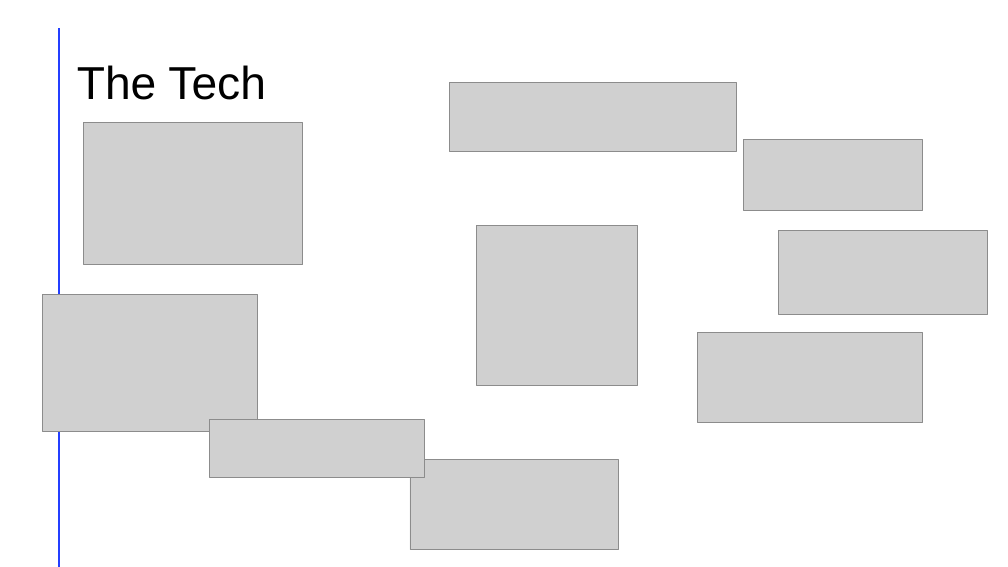
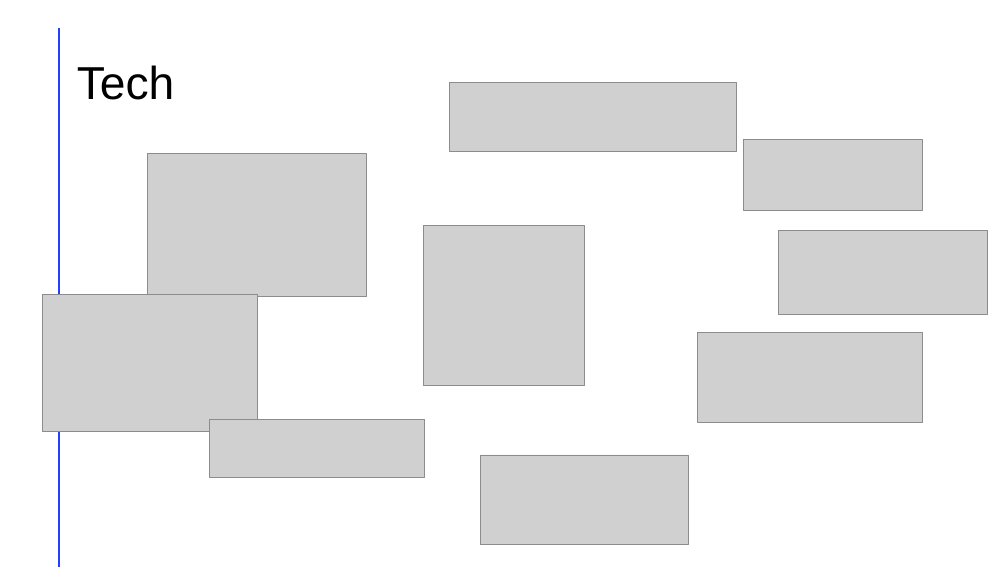
Before and after one commit to chad-hub/wasted_energy, a slide deck: slide 6 of Wasted Energy.pptx. Drawn at 1008x567 pixels with LibreOffice and Linux fonts; fonts in the diff are those of the drawing; grey boxes stand for pictures. Boxes give left, top, right and bottom in pixels: in the first picture for what was removed or moved away, otherwise in the second. Text is boxed around its words. In the diff, an @@ line names an element or a change of style, - is before the commit and + after.

```diff
--- a/Wasted Energy.pptx
+++ b/Wasted Energy.pptx
@@ title at [77, 65, 175, 100]: text changed @@
-The Tech
+Tech
@@ picture: place and size @@
-picture at [84, 123, 303, 265]
+picture at [147, 154, 367, 297]
@@ picture: place and size @@
-picture at [476, 225, 637, 386]
+picture at [423, 225, 585, 386]
@@ picture: place and size @@
-picture at [410, 460, 618, 550]
+picture at [480, 455, 688, 545]
```
Also in this commit, not shown: 8 other slides changed, 1 slide added, 1 slide removed.
